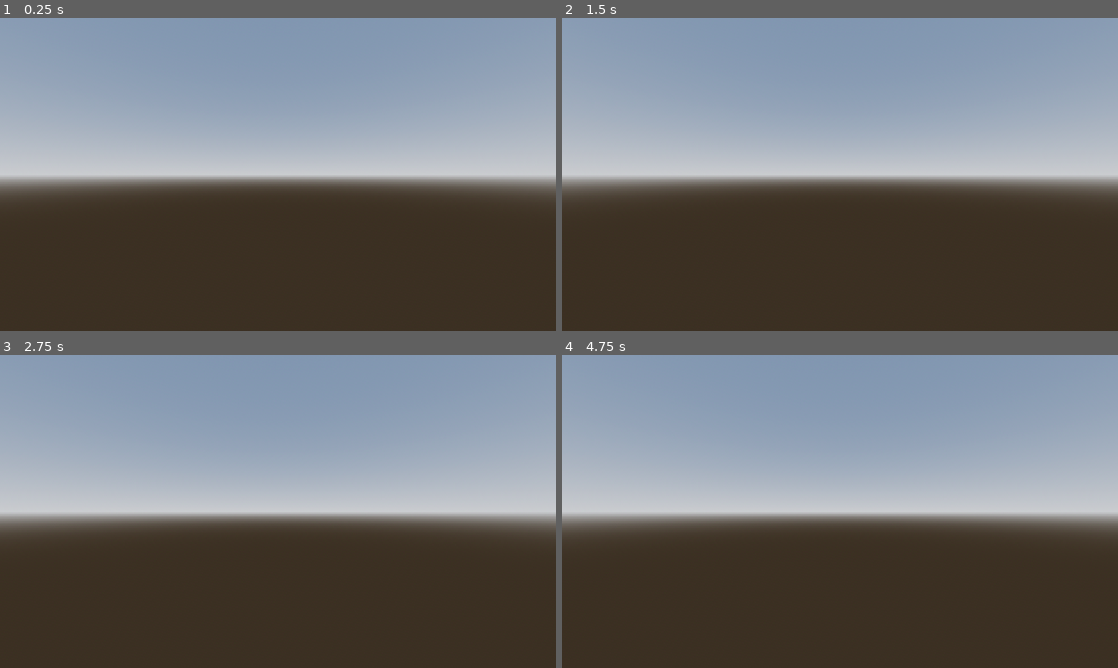
Above: before the commit, frames 1-4 (two rows, left to right).
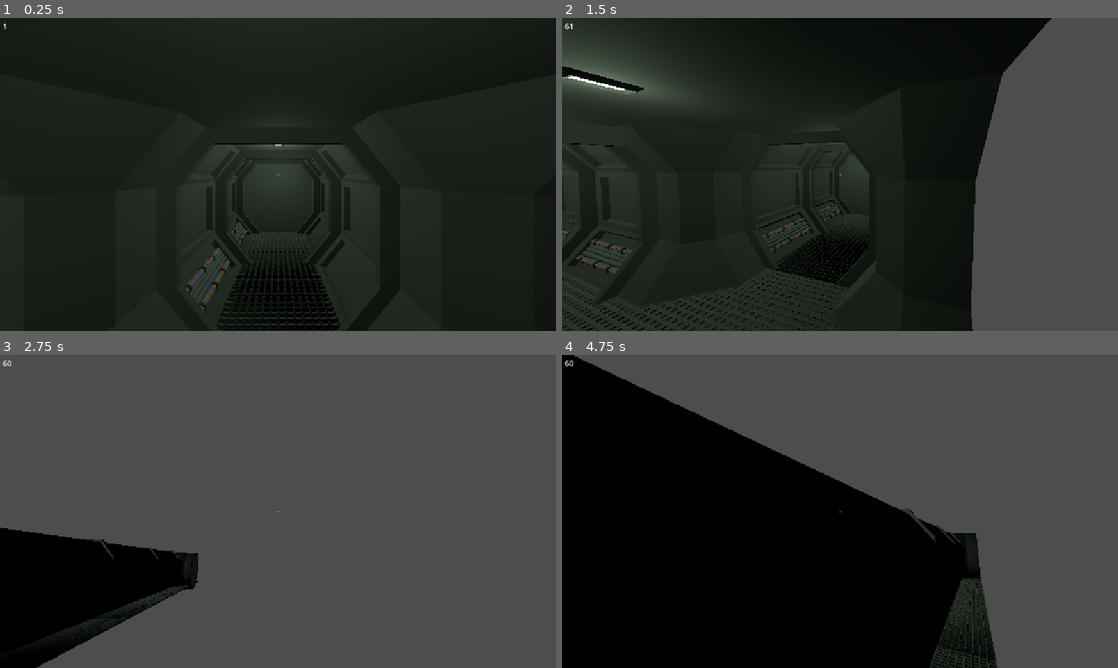
Above: after the commit, the same moments.

Repository: NicheDevelopers/brace-for-impact
Game: Godot game, scene res://src/MapGenerator/parts/corridors/demo/CorridorsDemo.tscn
Two runs of this game, one before a commit and one after it. Both use one fixed random seed, a clock stepped at 60 frames per second and the inputs below. Before the commit the project starts from res://src/Root.tscn.
Inputs (mouse positions are in pixels of both pictures, inside the frame that each line leads up to):
- Up to frame 1 (0.25 s): no input
- Up to frame 2 (1.5 s): tap Enter at 0.5 s; move the mouse to (962, 158) at 0.52 s; hold D (move_right) 0.53-1.28 s; hold Ctrl (crouch) 0.53-1.28 s; tap Space (jump) at 0.77 s; move the mouse to (728, 190) at 1.27 s; hold S (move_backward) from 1.28 s (still down); tap E (interact) at 1.35 s
- Up to frame 3 (2.75 s): tap Space (jump) at 1.52 s; move the mouse to (333, 442) at 2.02 s; release S (move_backward) at 2.03 s; hold D (move_right) from 2.03 s (still down); hold Shift (sprint) from 2.03 s (still down)
- Up to frame 4 (4.75 s): move the mouse to (812, 574) at 2.77 s; release D (move_right) at 2.78 s; release Shift (sprint) at 2.78 s; hold W (move_forward) 2.78-3.53 s; tap Ctrl (crouch) at 2.85 s; tap Space (jump) at 3.02, 3.77, 4.52 s; move the mouse to (1006, 558) at 3.52 s; hold A (move_left) from 3.53 s (still down); tap E (interact) at 3.6 s; move the mouse to (673, 464) at 4.27 s; tap Shift (sprint) at 4.35 s

The runs differ from the first frame. In frame 1, 96% of the frame differs, in the area x 0-100%, y 0-100%; in frame 2, 93%; in frame 3, 97%; in frame 4, 99%.

Commit message:
Fix camera sensitivity dependency on screen size by normalizing mouse input
Co-authored-by: m-milek <105422839+m-milek@users.noreply.github.com>

Diff:
--- a/project.godot
+++ b/project.godot
@@ -11,7 +11,7 @@
 [application]
 
 config/name="Brace For Impact"
-run/main_scene="uid://c2gb4uegaq7bf"
+run/main_scene="res://src/MapGenerator/parts/corridors/demo/CorridorsDemo.tscn"
 config/features=PackedStringArray("4.4", "Forward Plus")
 config/icon="res://icon.svg"
 
--- a/src/Player/player.gd
+++ b/src/Player/player.gd
@@ -106,5 +106,11 @@
 func _unhandled_input(event: InputEvent) -> void:
 	if event is InputEventMouseMotion:
 		if Input.get_mouse_mode() == Input.MOUSE_MODE_CAPTURED:
-			mouse_twist = -event.relative.x * mouse_sensitivity
-			mouse_pitch = -event.relative.y * mouse_sensitivity
+			# Normalize mouse sensitivity based on viewport size to ensure consistent camera movement
+			# across different window sizes. Uses 1920x1080 as reference resolution.
+			var viewport_size = get_viewport().get_visible_rect().size
+			var reference_resolution = Vector2(1920, 1080)
+			var sensitivity_scale = reference_resolution.length() / viewport_size.length()
+
+			mouse_twist = -event.relative.x * mouse_sensitivity * sensitivity_scale
+			mouse_pitch = -event.relative.y * mouse_sensitivity * sensitivity_scale
